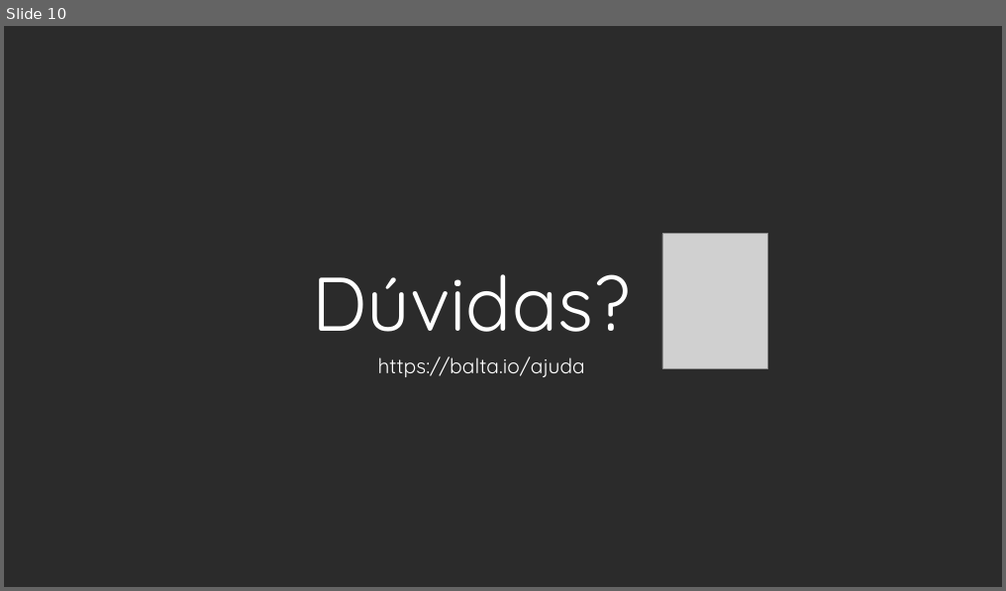
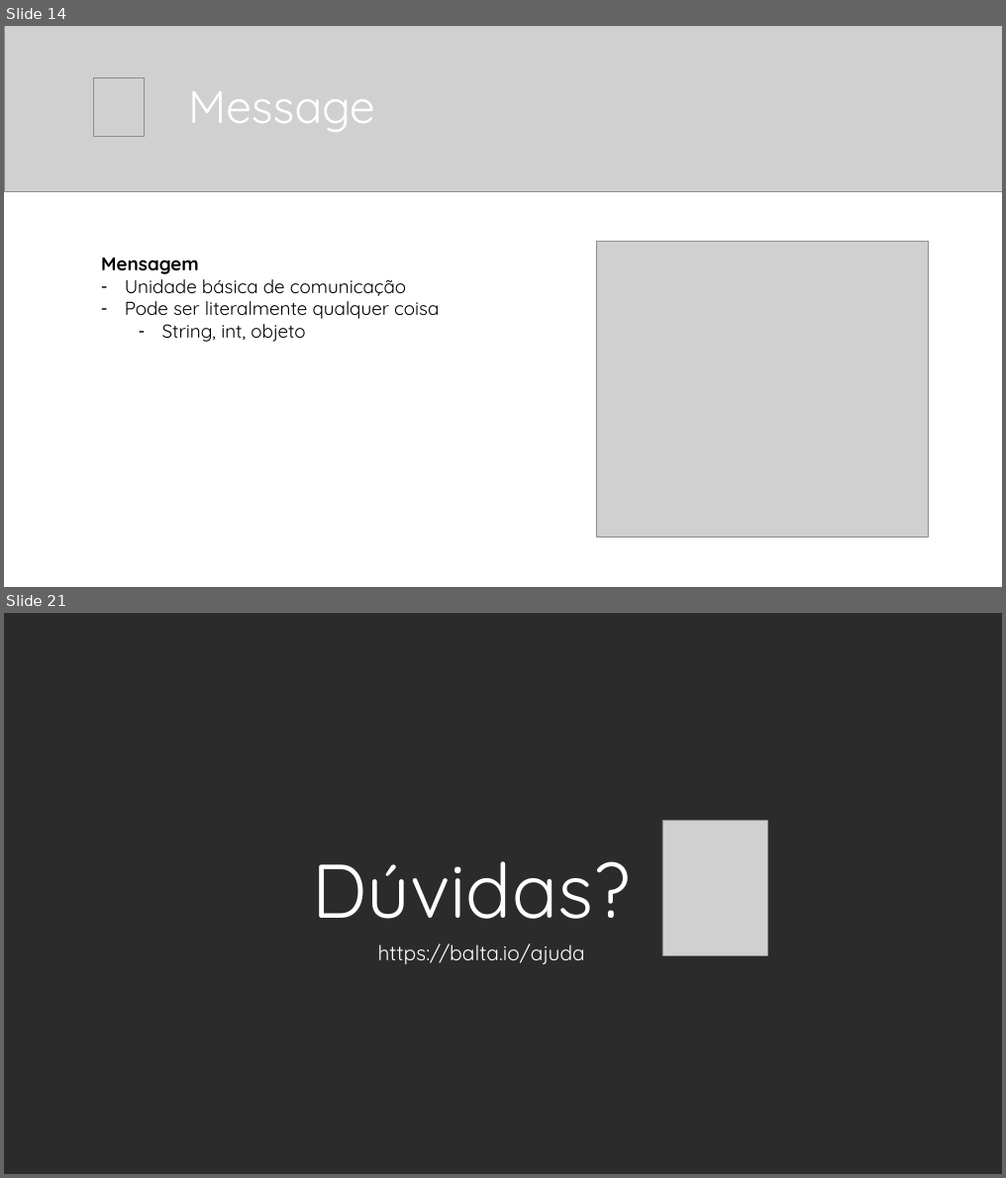
Before and after one commit to balta-io/2810, a slide deck: 2021-08-25_event-driven-architecture.pptx. Shown one above the other, each under a label of ours: slide 10 before the commit, slides 14 and 21 after it; the slides between them are not shown. The pictures are 1006x591 and 1006x1178 pixels, drawn with LibreOffice and Linux fonts; fonts in the diff are those of the drawing; grey boxes stand for pictures; background and template pictures are left out; a plain dark background stands for a picture behind light text. Boxes give left, top, right and bottom in pixels: in the first picture for what was removed or moved away, otherwise in the second. Text is boxed around its words. In the diff, an @@ line names an element or a change of style, - is before the commit and + after.

```diff
--- a/2021-08-25_event-driven-architecture.pptx
+++ b/2021-08-25_event-driven-architecture.pptx
@@ slide 14 added at <box>4,26,1002,587</box>, background #FFFFFF @@
@@ picture added at <box>4,26,1002,191</box> @@
@@ picture added at <box>94,78,144,136</box> @@
@@ title added at <box>188,91,375,132</box>, 44 pt, text #FFFFFF @@
+Message
@@ text added at <box>101,257,439,342</box>, 18 pt, text #000000 @@
+Mensagem
+– Unidade básica de comunicação
+– Pode ser literalmente qualquer coisa
+  – String, int, objeto
@@ picture added at <box>596,242,928,537</box> @@
@@ what was slide 10 is now slide 21 @@
```
Also in this commit, not shown: 10 other slides added.
